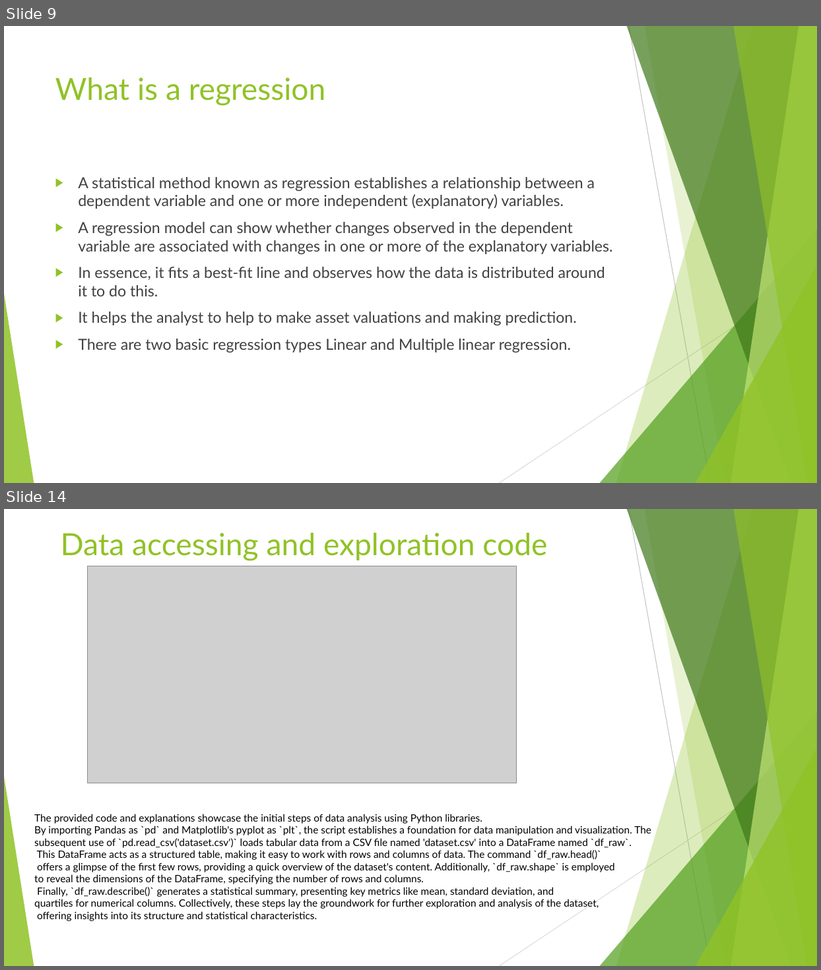
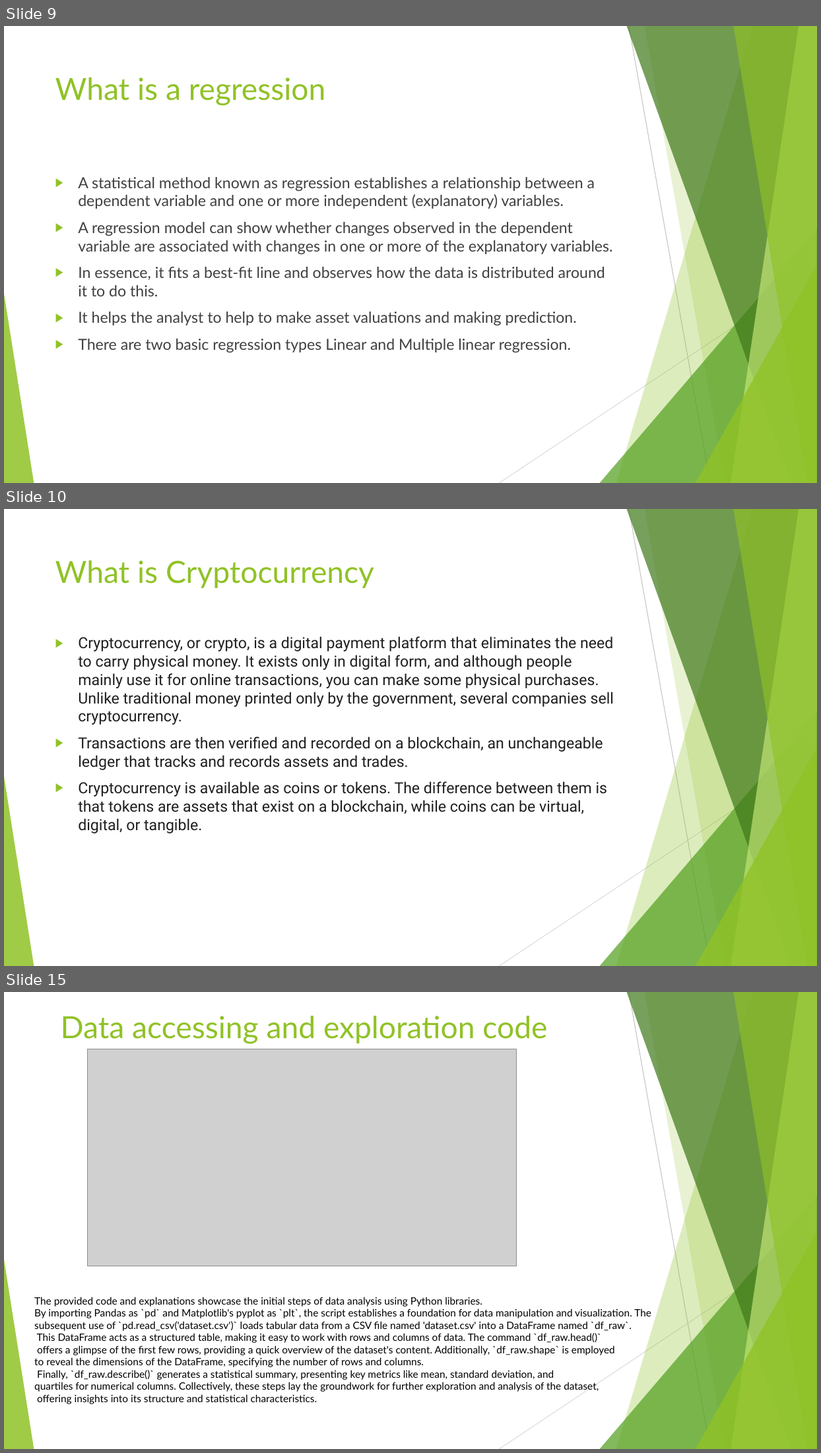
Before and after one commit to drummersoul/Cryptocurrency-Price-Prediction, a slide deck: Power Point Presentations/Presentation Week 3 Group D.pptx. Shown one above the other, each under a label of ours: slides 9 and 14 before the commit, slides 9, 10 and 15 after it; the slides between them are not shown. The pictures are 821x970 and 821x1453 pixels, drawn with LibreOffice and Linux fonts; fonts in the diff are those of the drawing; grey boxes stand for pictures. Boxes give left, top, right and bottom in pixels: in the first picture for what was removed or moved away, otherwise in the second. Text is boxed around its words. In the diff, an @@ line names an element or a change of style, - is before the commit and + after.

Commit message:
explained briefly what is cryptocurrency

```diff
--- a/Power Point Presentations/Presentation Week 3 Group D.pptx
+++ b/Power Point Presentations/Presentation Week 3 Group D.pptx
@@ slide 10 added at <box>4,509,817,966</box>, background #FFFFFF; not listed: 10 template elements that a slide beside it also shows @@
@@ title added at <box>55,560,374,588</box>, 36 pt, text #90C226 @@
+What is Cryptocurrency
@@ text added at <box>78,636,614,834</box>, 18 pt, text #1F1F1F @@
+▶ Cryptocurrency, or crypto, is a digital payment platform that eliminates the need to carry physical money. It exists only in digital form, and although people mainly use it for online transactions, you can make some physical purchases. Unlike traditional money printed only by the government, several companies sell cryptocurrency.
+▶ Transactions are then verified and recorded on a blockchain, an unchangeable ledger that tracks and records assets and trades.
+▶ Cryptocurrency is available as coins or tokens. The difference between them is that tokens are assets that exist on a blockchain, while coins can be virtual, digital, or tangible.
@@ what was slide 14 is now slide 15 @@
```
Also in this commit, not shown: 9 slides changed, 1 other file.
